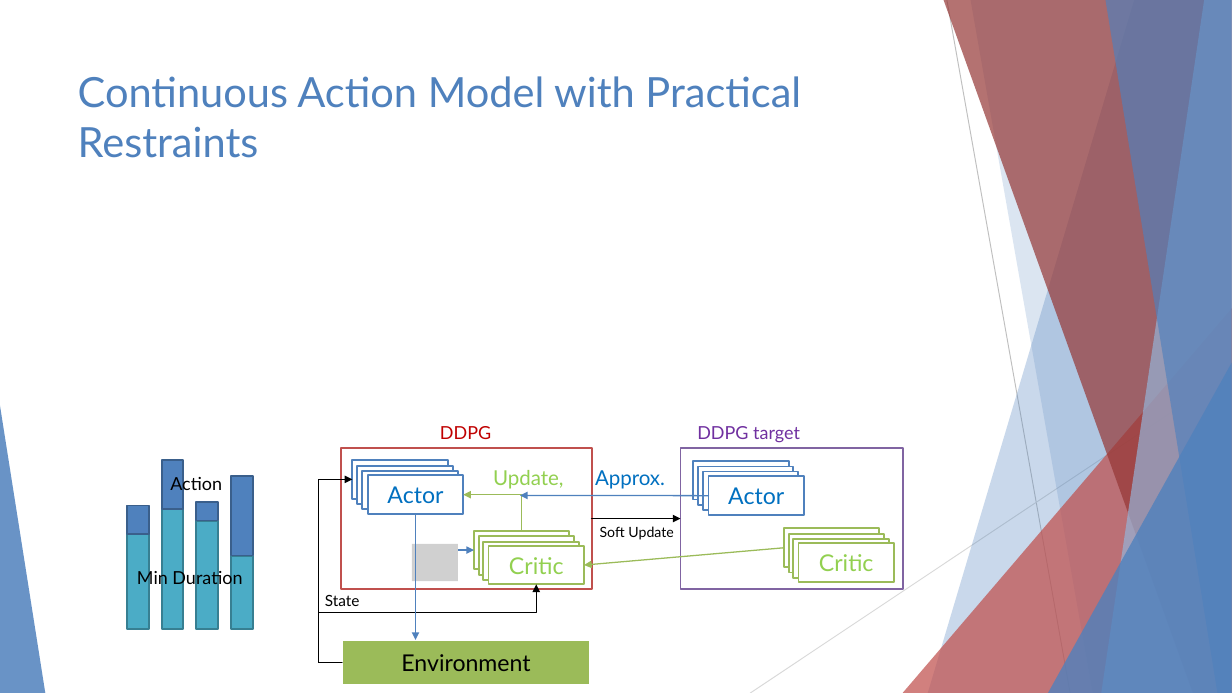
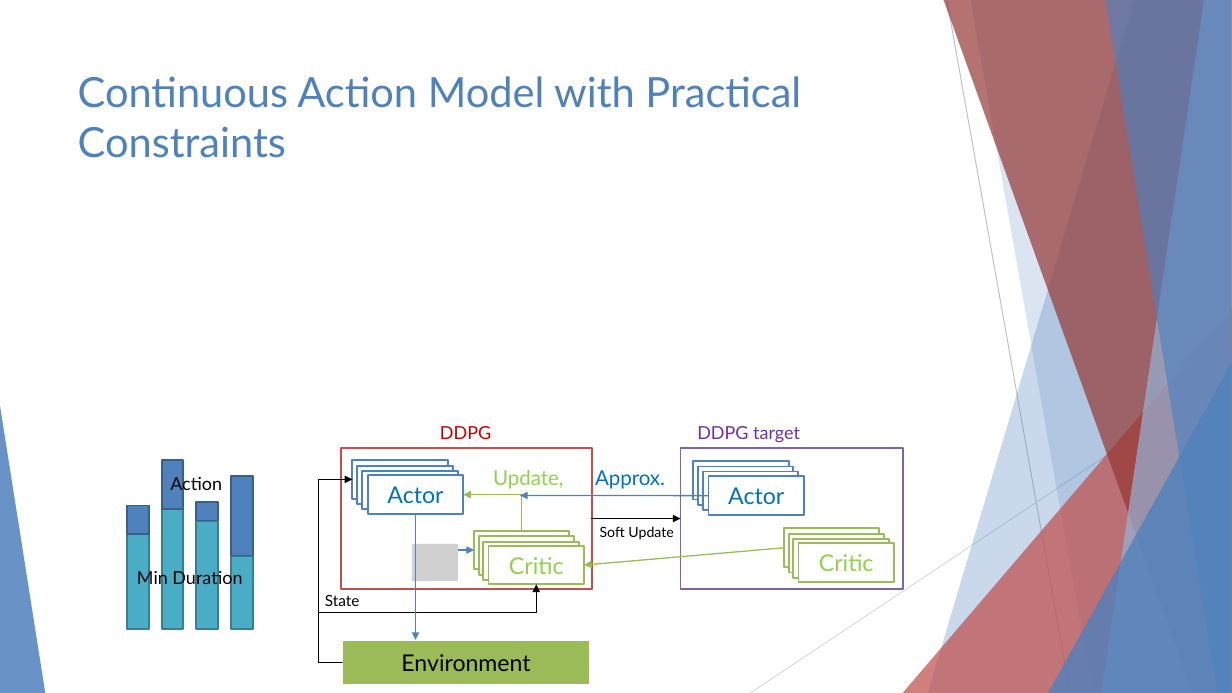
Before and after one commit to 3neutronstar/rl-constraints-traffic, a slide deck: slide 18 of Traffic Optimization Final Speech.pptx (slide 15 before the commit). Drawn at 1232x693 pixels with LibreOffice and Linux fonts; fonts in the diff are those of the drawing; grey boxes stand for pictures. Boxes give left, top, right and bottom in pixels: in the first picture for what was removed or moved away, otherwise in the second. Text is boxed around its words. In the diff, an @@ line names an element or a change of style, - is before the commit and + after.

```diff
--- a/Traffic Optimization Final Speech.pptx
+++ b/Traffic Optimization Final Speech.pptx
@@ title at (78,76,801,158): text changed @@
-Continuous Action Model with Practical Restraints
+Continuous Action Model with Practical Constraints
```
Also in this commit, not shown: 11 other slides changed, 3 slides added, 3 other files.
